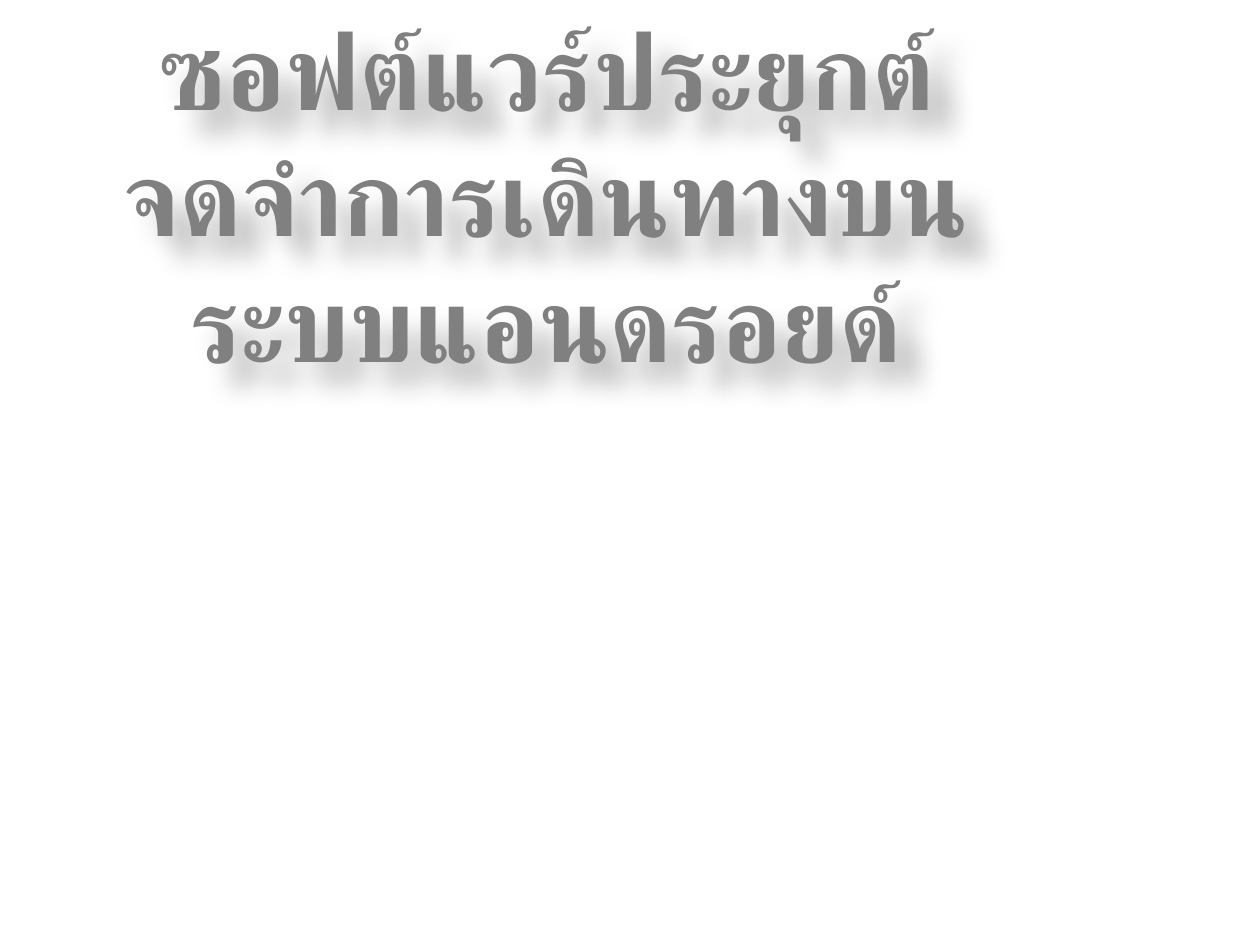
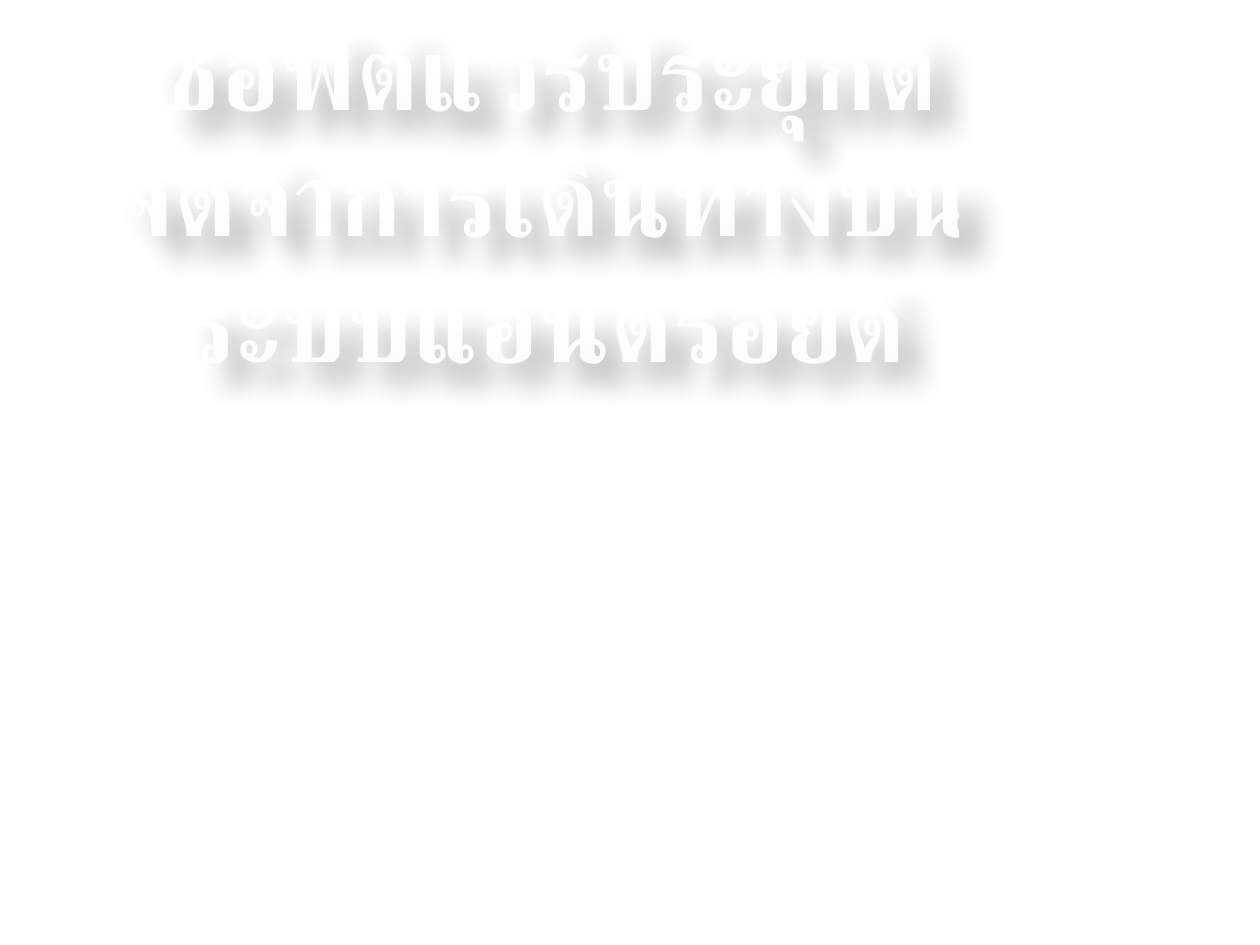
Before and after one commit to amfeelgood/Senior_Project, a slide deck: slide 1 of Doc/ProjectPresentation1.pptx. Drawn at 1260x945 pixels with LibreOffice and Linux fonts; fonts in the diff are those of the drawing; background and template pictures are left out. Boxes give left, top, right and bottom in pixels: in the first picture for what was removed or moved away, otherwise in the second. Text is boxed around its words. In the diff, an @@ line names an element or a change of style, - is before the commit and + after.

```diff
--- a/Doc/ProjectPresentation1.pptx
+++ b/Doc/ProjectPresentation1.pptx
@@ title "ซอฟต์แวร์ประยุกต์จดจำการเดินทางบนระบบแอนดรอยด์" at (118,16,973,246): text colour #808080 to #FFFFFF at 95% opacity, letter spacing 0 to 0.5 pt, letter outline none to #101A26 1.06 pt @@
```
Also in this commit, not shown: 4 other slides changed, 7 slides added, 1 slide removed.
